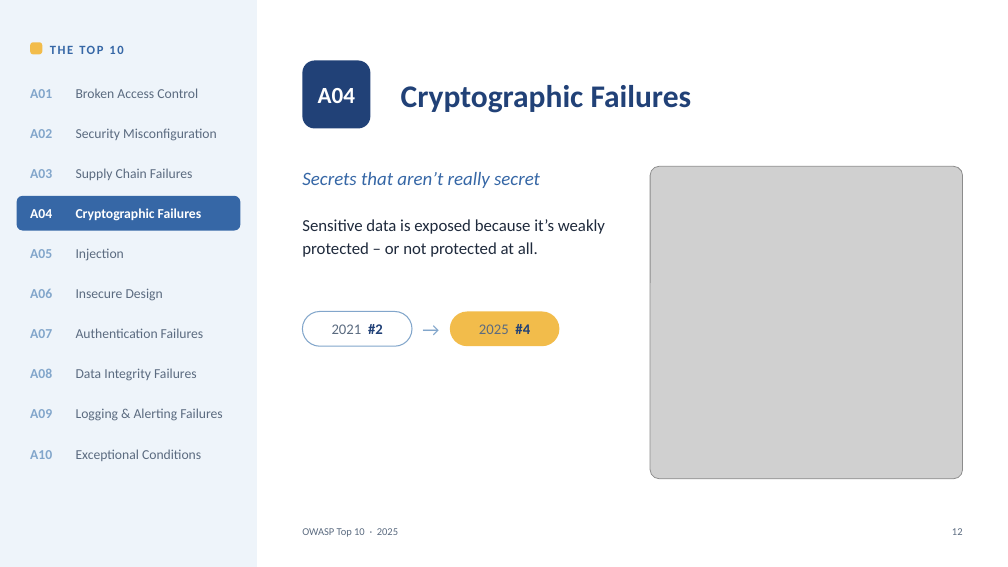
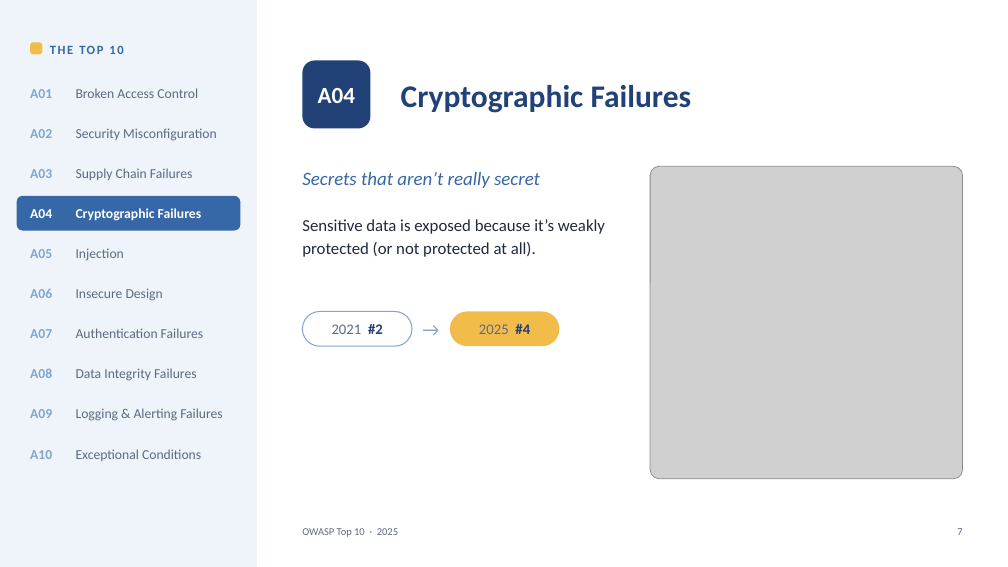
Before and after one commit to AmorZhao-Ghyston/VulnerableSandbox, a slide deck: slide 7 of Lunch-and-learn/OWASP-Top10-2025.pptx (slide 12 before the commit). Drawn at 1008x567 pixels with LibreOffice and Linux fonts; fonts in the diff are those of the drawing; grey boxes stand for pictures. Boxes give left, top, right and bottom in pixels: in the first picture for what was removed or moved away, otherwise in the second. Text is boxed around its words. In the diff, an @@ line names an element or a change of style, - is before the commit and + after.

```diff
--- a/Lunch-and-learn/OWASP-Top10-2025.pptx
+++ b/Lunch-and-learn/OWASP-Top10-2025.pptx
@@ text at (x1=302, y1=219, x2=605, y2=257): text changed @@
-Sensitive data is exposed because it’s weakly protected – or not protected at all.
+Sensitive data is exposed because it’s weakly protected (or not protected at all).
@@ text at (x1=957, y1=528, x2=962, y2=535): text changed @@
-12
+7
```
Also in this commit, not shown: 17 other slides changed, 8 slides removed, 7 other files.
